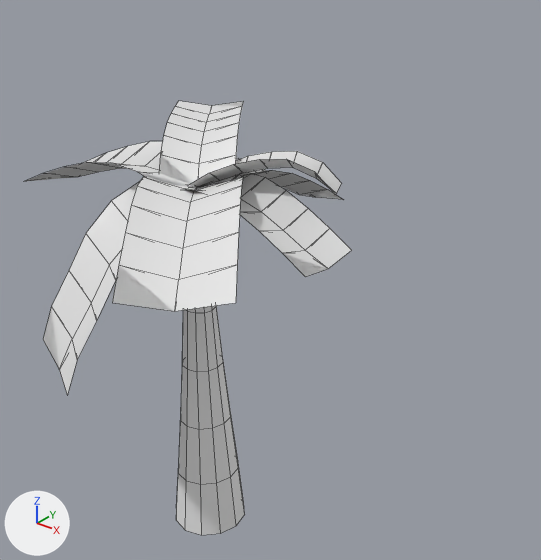
The FBX model TowPow/Assets/Models/PalmTree2.fbx, before and after one commit.
Both versions are drawn from a 50 mm lens placed at (0.0932, -0.2391, 0.122), pointed at (-0.0204, -0.0971, 0.034). Lighting does not change. The marker at lower left points along +X, +Y and +Z. Mesh edges are drawn as thin lines. Materials are left out; every surface is plain grey. Where no turn or scale is listed for an object, it has been applied to the vertices.

Objects in the first picture: 'leave2', 'leave3', 'leave4', 'leave5', 'leave6', 'leave7', 'leave8', 'tree2'.
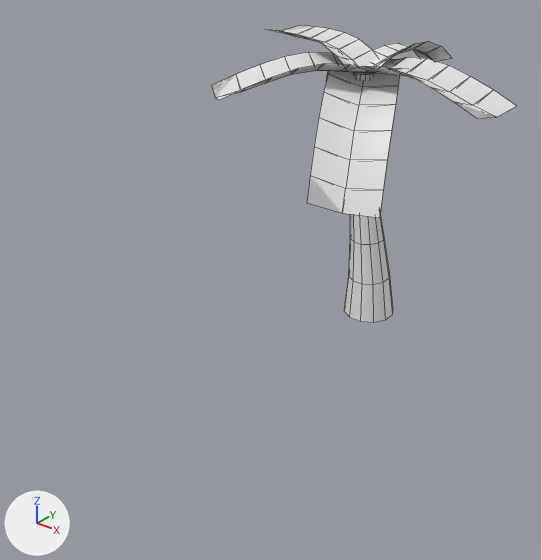
Pixel boxes [x1, y1, x2, y2] of what changed, in the pictures (541 x 560 px):
'leave2', reshaped, moved (30% wider, 54% shorter): before [112, 177, 244, 311]; after [345, 57, 517, 118]
'leave3', reshaped, moved: before [43, 181, 140, 395]; after [307, 70, 400, 218]
'tree2', moved: before [176, 306, 245, 535]; after [344, 73, 393, 322]
'leave6', reshaped, moved: before [159, 101, 244, 186]; after [268, 25, 378, 73]
'leave8', reshaped, moved: before [192, 172, 352, 277]; after [374, 59, 403, 73]
'leave4', reshaped, moved: before [24, 141, 197, 187]; after [212, 52, 374, 100]
'leave7', reshaped, moved: before [187, 151, 342, 194]; after [369, 41, 451, 67]
'leave5', reshaped, moved: before [236, 158, 344, 200]; after [326, 58, 392, 81]

The change, as a diff of the scene's bpy script:
```diff
--- a/TowPow/Assets/Models/PalmTree2.fbx.py
+++ b/TowPow/Assets/Models/PalmTree2.fbx.py
@@ me_mesh_006 @@
-me_mesh_006.from_pydata(...)  # 26 vertices, 24 faces; spans x -0.0249..0.0061, y -0.0049..0.0294, z 0.0..0.0096
+me_mesh_006.from_pydata(...)  # 26 vertices, 24 faces; spans x -0.0365..0.0017, y -0.0083..0.0132, z -0.0065..0.0036
+# me_mesh_006 part 1: 26 of 26 vertices moved; they spanned x -0.0249..0.0061, y -0.0049..0.0294, z 0.0..0.0096 and now span x -0.0365..0.0017, y -0.0083..0.0132, z -0.0065..0.0036; mean shift (-0.0078, -0.0096, -0.0062); largest move (-0.0249, 0.0206, 0.0094) -> (-0.0365, -0.0033, 0.0034)
@@ me_mesh_002 @@
-me_mesh_002.from_pydata(...)  # 26 vertices, 24 faces; spans x -0.0071..0.0322, y -0.0372..0.0056, z -0.0055..0.0047
+me_mesh_002.from_pydata(...)  # 26 vertices, 24 faces; spans x -0.0012..0.0467, y -0.0155..0.0102, z -0.0123..-0.0015
+# me_mesh_002 part 5: 26 of 26 vertices moved; they spanned x -0.0071..0.0322, y -0.0372..0.0056, z -0.0055..0.0047 and now span x -0.0012..0.0467, y -0.0155..0.0102, z -0.0123..-0.0015; mean shift (0.0102, 0.0131, -0.0065); largest move (0.0181, -0.0372, -0.004) -> (0.0443, -0.0155, -0.0107)
@@ me_mesh_005 @@
-me_mesh_005.from_pydata(...)  # 26 vertices, 24 faces; spans x -0.0079..0.0118, y -0.0006..0.0352, z -0.0108..0.0027
+me_mesh_005.from_pydata(...)  # 26 vertices, 24 faces; spans x -0.0314..0.0069, y -0.0055..0.0364, z -0.0178..-0.0036
+# me_mesh_005 part 4: 26 of 26 vertices moved; they spanned x -0.0079..0.0118, y -0.0006..0.0352, z -0.0108..0.0027 and now span x -0.0314..0.0069, y -0.0055..0.0364, z -0.0178..-0.0036; mean shift (-0.0144, -0.0018, -0.0066); largest move (0.0118, 0.0335, -0.0094) -> (-0.0173, 0.0364, -0.0163)
@@ me_mesh_003 @@
-me_mesh_003.from_pydata(...)  # 26 vertices, 24 faces; spans x -0.0196..0.0083, y -0.0353..0.0027, z -0.0312..0.0025
+me_mesh_003.from_pydata(...)  # 26 vertices, 24 faces; spans x -0.0092..0.0261, y -0.0382..0.0029, z -0.0392..-0.0039
+# me_mesh_003 part 6: 26 of 26 vertices moved; they spanned x -0.0196..0.0083, y -0.0353..0.0027, z -0.0312..0.0025 and now span x -0.0092..0.0261, y -0.0382..0.0029, z -0.0392..-0.0039; mean shift (0.0161, -0.0014, -0.0071); largest move (-0.0027, -0.0353, -0.031) -> (0.0261, -0.0306, -0.039)
@@ me_mesh_004 @@
-me_mesh_004.from_pydata(...)  # 26 vertices, 24 faces; spans x -0.0409..0.0007, y -0.0122..0.009, z -0.0055..0.0047
+me_mesh_004.from_pydata(...)  # 26 vertices, 24 faces; spans x -0.0377..0.0078, y -0.0414..0.0067, z -0.0123..-0.0015
+# me_mesh_004 part 3: 26 of 26 vertices moved; they spanned x -0.0409..0.0007, y -0.0122..0.009, z -0.0055..0.0047 and now span x -0.0377..0.0078, y -0.0414..0.0067, z -0.0123..-0.0015; mean shift (0.0052, -0.0158, -0.0065); largest move (-0.0395, -0.0122, -0.004) -> (-0.0221, -0.0414, -0.0107)
@@ me_mesh_001 @@
-me_mesh_001.from_pydata(...)  # 26 vertices, 24 faces; spans x 0.0..0.031, y -0.0071..0.0071, z -0.0085..0.0025
+me_mesh_001.from_pydata(...)  # 26 vertices, 24 faces; spans x -0.0055..0.0306, y -0.0056..0.0305, z -0.0154..-0.0038
+# me_mesh_001 part 2: 26 of 26 vertices moved; they spanned x 0.0..0.031, y -0.0071..0.0071, z -0.0085..0.0025 and now span x -0.0055..0.0306, y -0.0056..0.0305, z -0.0154..-0.0038; mean shift (-0.003, 0.0126, -0.0066); largest move (0.031, -0.0071, -0.0073) -> (0.0306, 0.019, -0.0142)
@@ me_mesh_007 @@
-me_mesh_007.from_pydata(...)  # 26 vertices, 24 faces; spans x -0.0031..0.0265, y -0.0053..0.0184, z 0.0..0.0079
+me_mesh_007.from_pydata(...)  # 26 vertices, 24 faces; spans x -0.0068..0.0152, y -0.0023..0.0315, z -0.0065..0.0018
+# me_mesh_007 part 7: 26 of 26 vertices moved; they spanned x -0.0031..0.0265, y -0.0053..0.0184, z 0.0..0.0079 and now span x -0.0068..0.0152, y -0.0023..0.0315, z -0.0065..0.0018; mean shift (-0.0078, 0.0079, -0.0063); largest move (0.0208, 0.0184, 0.0002) -> (0.0021, 0.0315, -0.0063)
@@ ob_leave6 @@
 ob_leave6 = bpy.data.objects.new('leave6', me_mesh_006)
-ob_leave6.location = (-0.0037, -0.1404, 0.0754)
+ob_leave6.location = (-0.0303, -0.0389, 0.0856)
@@ ob_leave2 @@
 ob_leave2 = bpy.data.objects.new('leave2', me_mesh_002)
-ob_leave2.location = (-0.0037, -0.1404, 0.0754)
+ob_leave2.location = (-0.0303, -0.0389, 0.0856)
@@ ob_leave5 @@
 ob_leave5 = bpy.data.objects.new('leave5', me_mesh_005)
-ob_leave5.location = (-0.0037, -0.1404, 0.0754)
+ob_leave5.location = (-0.0303, -0.0389, 0.0856)
@@ ob_leave3 @@
 ob_leave3 = bpy.data.objects.new('leave3', me_mesh_003)
-ob_leave3.location = (-0.0031, -0.1386, 0.0754)
+ob_leave3.location = (-0.0313, -0.0369, 0.0856)
@@ ob_leave4 @@
 ob_leave4 = bpy.data.objects.new('leave4', me_mesh_004)
-ob_leave4.location = (-0.0037, -0.1404, 0.0754)
+ob_leave4.location = (-0.0303, -0.0389, 0.0856)
@@ ob_leave8 @@
 ob_leave8 = bpy.data.objects.new('leave8', me_mesh_001)
-ob_leave8.location = (-0.0037, -0.1404, 0.0754)
+ob_leave8.location = (-0.0303, -0.0389, 0.0856)
@@ ob_tree2 @@
 ob_tree2 = bpy.data.objects.new('tree2', me_mesh)
-ob_tree2.location = (0.0, -0.1449, 0.0)
+ob_tree2.location = (-0.0238, -0.0395, 0.0)
@@ ob_leave7 @@
 ob_leave7 = bpy.data.objects.new('leave7', me_mesh_007)
-ob_leave7.location = (-0.0037, -0.1404, 0.0754)
+ob_leave7.location = (-0.0303, -0.0389, 0.0856)
```
